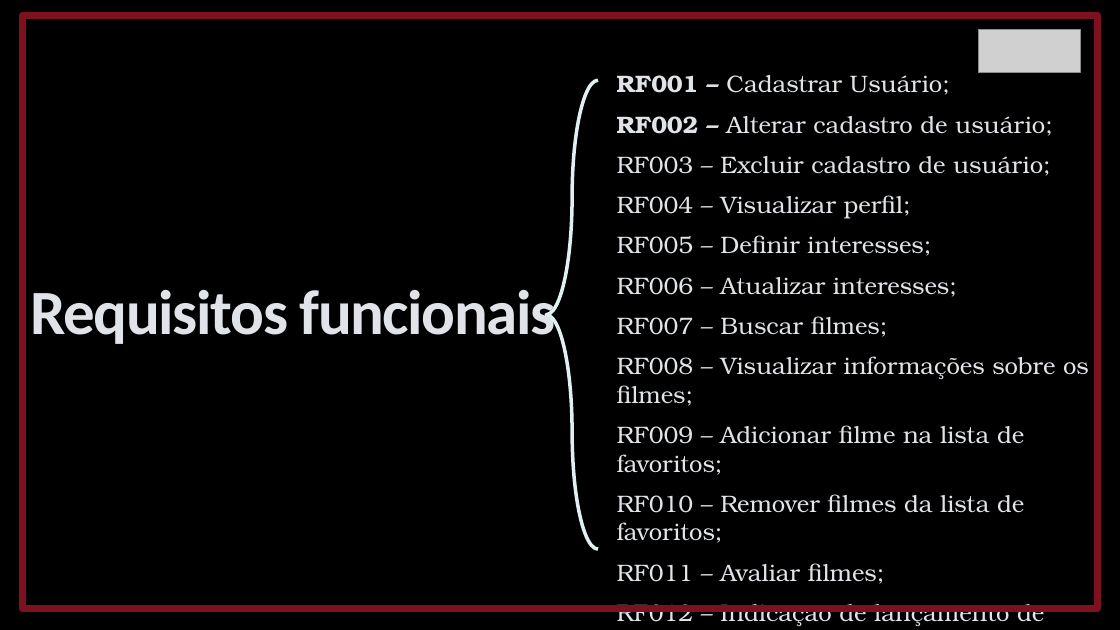
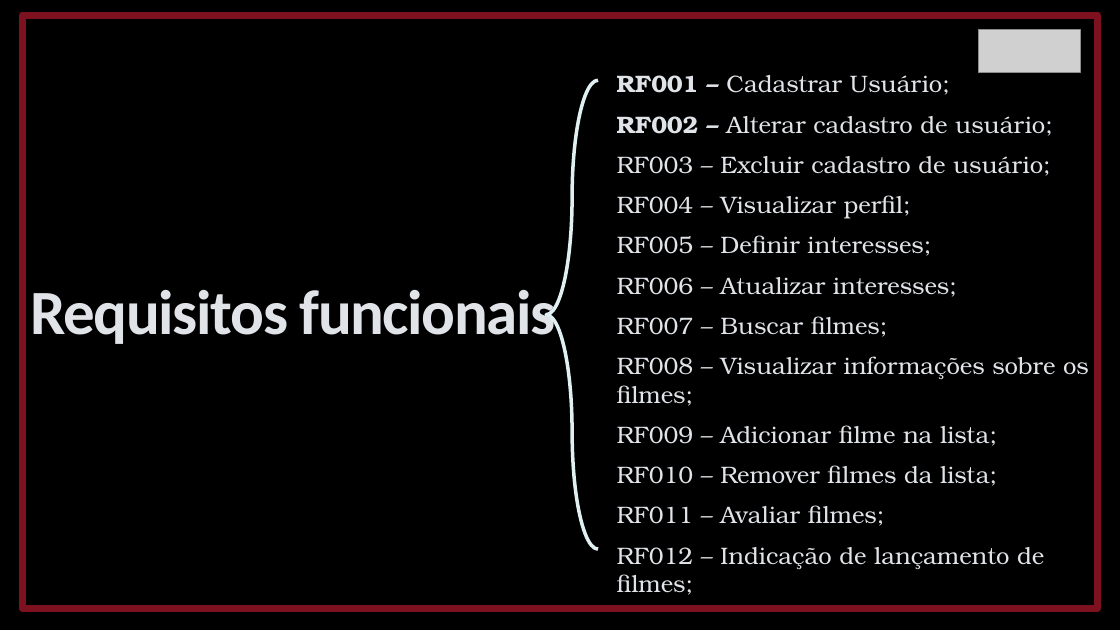
Before and after one commit to cinefyPFC/Documentacao, a slide deck: slide 3 of DocumentosPFC/PPTX DE APRESENTAÇÃO.pptx. Drawn at 1120x630 pixels with LibreOffice and Linux fonts; fonts in the diff are those of the drawing; grey boxes stand for pictures. Boxes give left, top, right and bottom in pixels: in the first picture for what was removed or moved away, otherwise in the second. Text is boxed around its words. In the diff, an @@ line names an element or a change of style, - is before the commit and + after.

```diff
--- a/DocumentosPFC/PPTX DE APRESENTAÇÃO.pptx
+++ b/DocumentosPFC/PPTX DE APRESENTAÇÃO.pptx
@@ text at <box>617,425,997,486</box>: text changed @@
-RF009 – Adicionar filme na lista de favoritos;
-RF010 – Remover filmes da lista de favoritos;
+RF009 – Adicionar filme na lista;
+RF010 – Remover filmes da lista;
```
Also in this commit, not shown: 1 other file.
